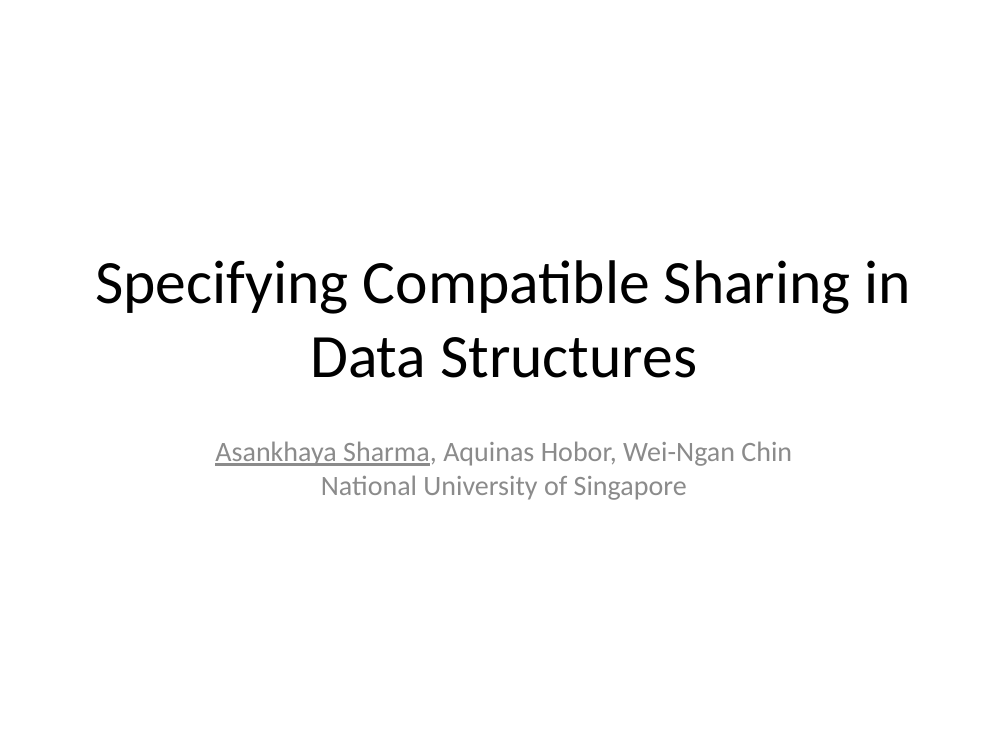
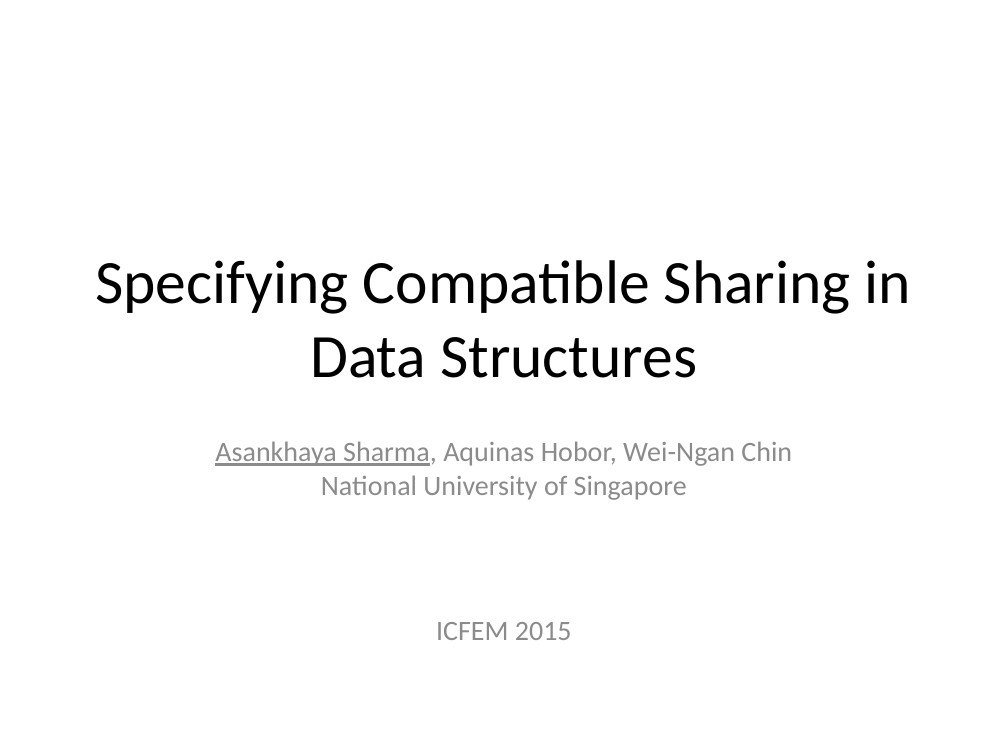
Before and after one commit to asankhaya/asankhaya.github.io, a slide deck: slide 1 of ppt/Specifying-Compatible-Sharing-in-Data-Structures.pptx. Drawn at 1008x756 pixels with LibreOffice and Linux fonts; fonts in the diff are those of the drawing. Boxes give left, top, right and bottom in pixels: in the first picture for what was removed or moved away, otherwise in the second. Text is boxed around its words. In the diff, an @@ line names an element or a change of style, - is before the commit and + after.

```diff
--- a/ppt/Specifying-Compatible-Sharing-in-Data-Structures.pptx
+++ b/ppt/Specifying-Compatible-Sharing-in-Data-Structures.pptx
@@ subtitle at <box>436,622,572,640</box>: paragraph added @@
+ICFEM 2015
```
Also in this commit, not shown: 25 other slides changed.
